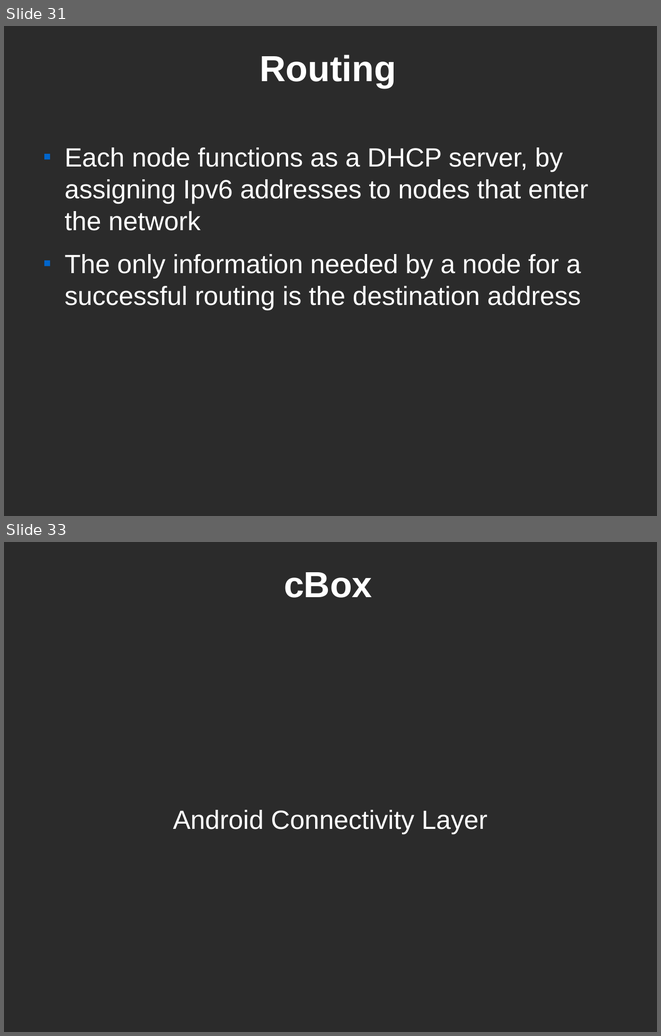
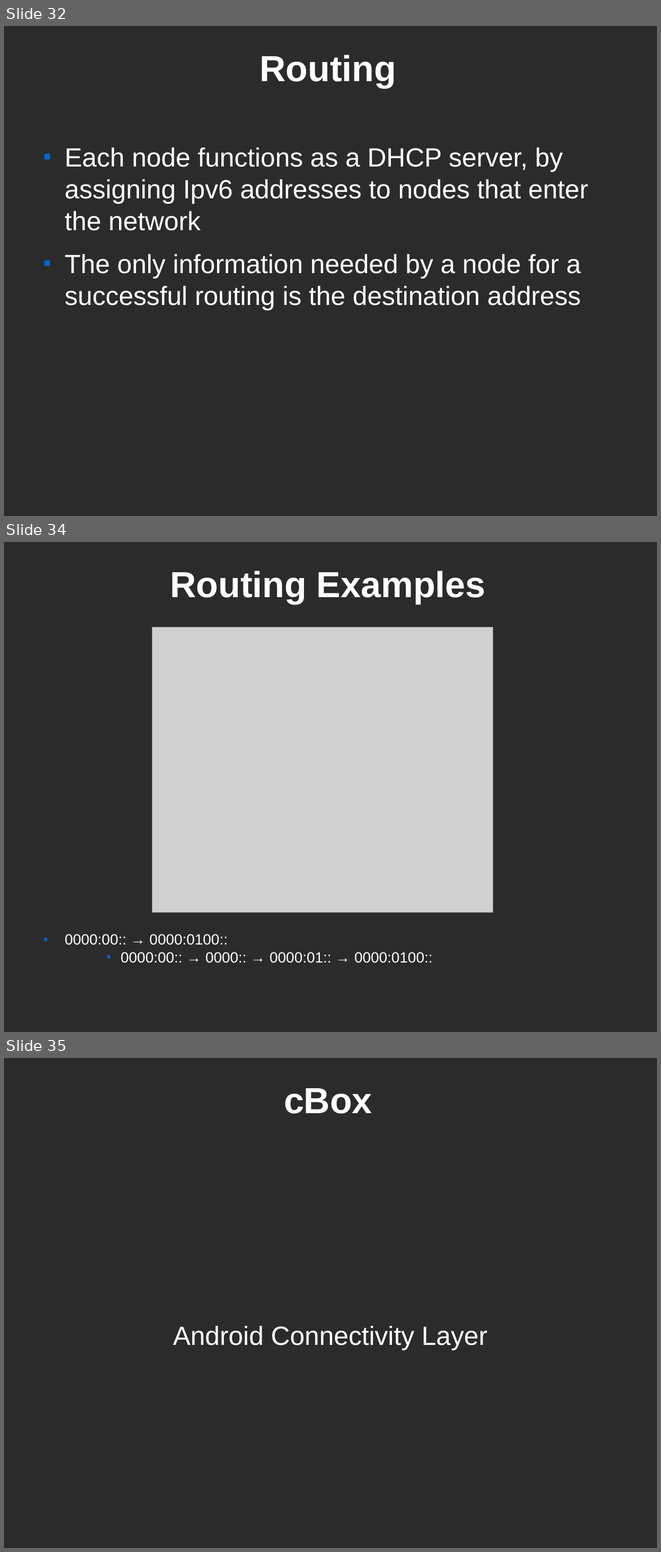
Before and after one commit to CEID-DS/cbox, a slide deck: doc/fosscomm/fosscomm_finalv1.odp. Shown one above the other, each under a label of ours: slides 31 and 33 before the commit, slides 32, 34 and 35 after it; the slides between them are not shown. The pictures are 661x1036 and 661x1552 pixels, drawn with LibreOffice and Linux fonts; fonts in the diff are those of the drawing; grey boxes stand for pictures; background and template pictures are left out; a plain dark background stands for a picture behind light text. Boxes give left, top, right and bottom in pixels: in the first picture for what was removed or moved away, otherwise in the second. Text is boxed around its words. In the diff, an @@ line names an element or a change of style, - is before the commit and + after.

```diff
--- a/doc/fosscomm/fosscomm_finalv1.odp
+++ b/doc/fosscomm/fosscomm_finalv1.odp
@@ slide 34 added at <box>4,542,657,1032</box>, background picture (left out) @@
@@ title added at <box>170,571,486,604</box>, 44 pt, text #FFFFFF, bold @@
+Routing Examples
@@ picture added at <box>152,627,493,912</box> @@
@@ text added at <box>65,934,432,963</box>, 18 pt, text #FFFFFF @@
+■ 0000:00:: → 0000:0100::
+    ■ 0000:00:: → 0000:: → 0000:01:: → 0000:0100::
@@ what was slide 31 is now slide 32 @@
@@ what was slide 33 is now slide 35 @@
```
Also in this commit, not shown: 3 slides changed, 1 other slide added.
